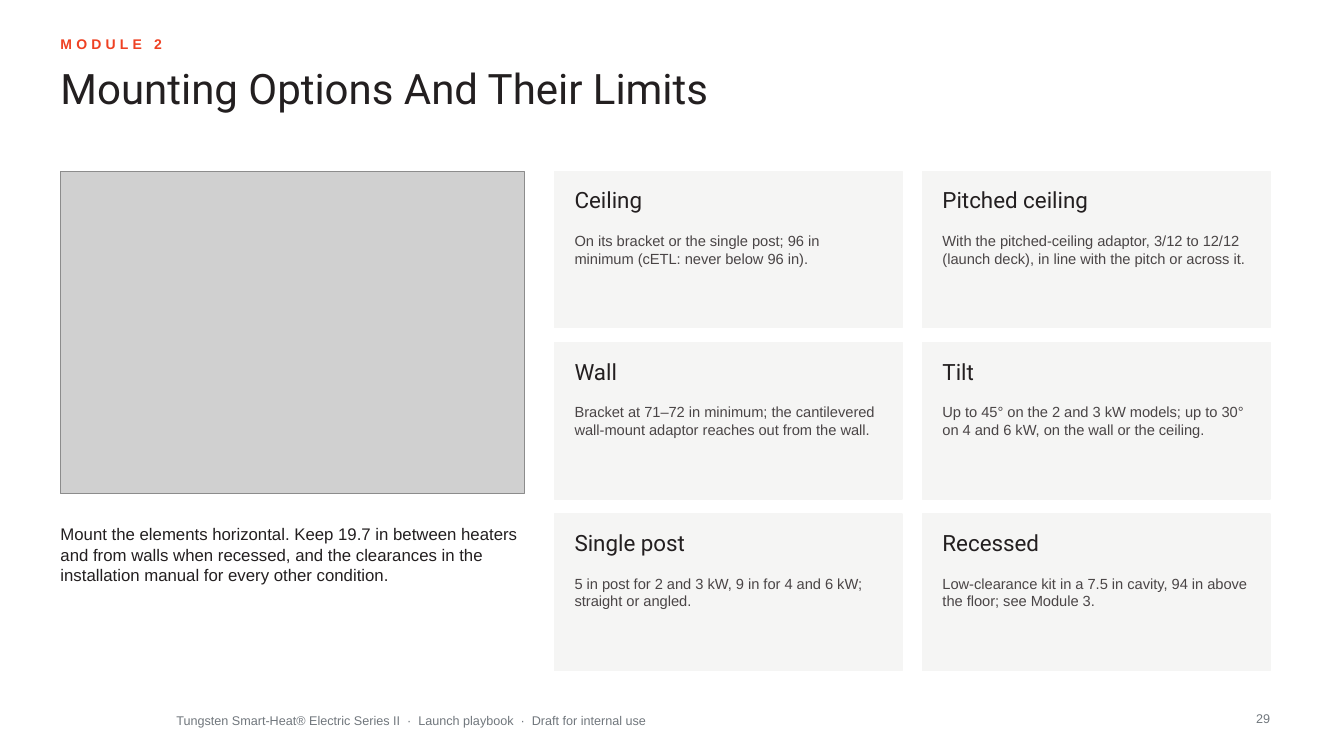
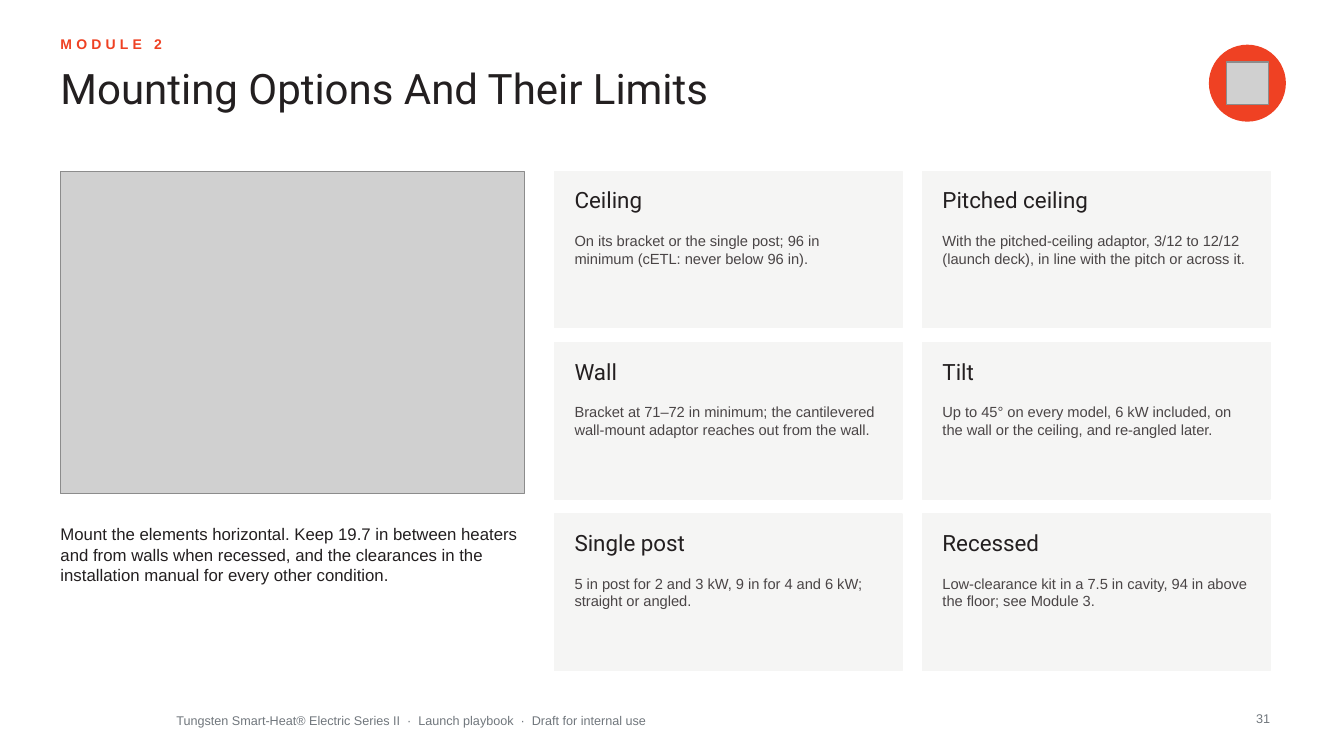
Before and after one commit to aayuvis/Bromic_Marketing, a slide deck: slide 31 of decks/Tungsten-Series-II-Launch-Playbook.pptx (slide 29 before the commit). Drawn at 1344x756 pixels with LibreOffice and Linux fonts; fonts in the diff are those of the drawing; grey boxes stand for pictures; background and template pictures are left out. Boxes give left, top, right and bottom in pixels: in the first picture for what was removed or moved away, otherwise in the second. Text is boxed around its words. In the diff, an @@ line names an element or a change of style, - is before the commit and + after.

```diff
--- a/decks/Tungsten-Series-II-Launch-Playbook.pptx
+++ b/decks/Tungsten-Series-II-Launch-Playbook.pptx
@@ ellipse added at (1210, 45, 1286, 121), fill #EF4123, outline #EF4123 1 pt @@
@@ picture added at (1226, 62, 1268, 104) @@
@@ text at (942, 406, 1231, 438): text changed @@
-Up to 45° on the 2 and 3 kW models; up to 30° on 4 and 6 kW, on the wall or the ceiling.
+Up to 45° on every model, 6 kW included, on the wall or the ceiling, and re-angled later.
@@ page number at (1256, 714, 1270, 723): text changed @@
-29
+31
```
Also in this commit, not shown: 36 other slides changed, 3 slides added, 1 slide removed, 7 other files.
